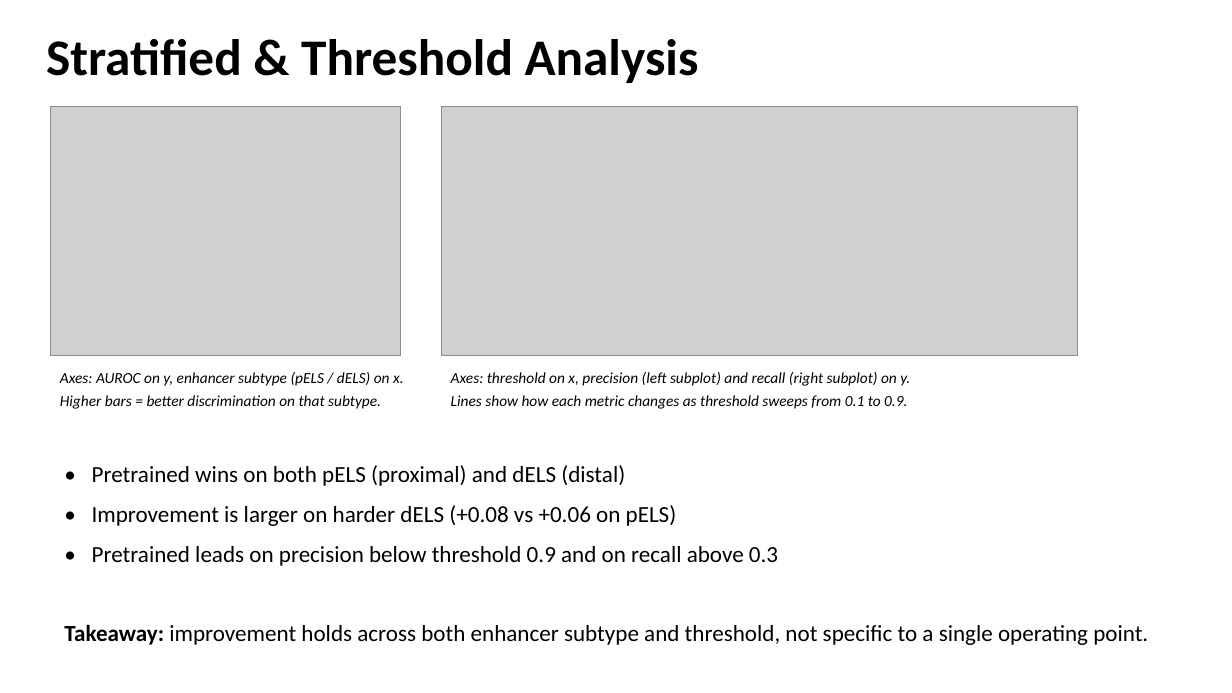
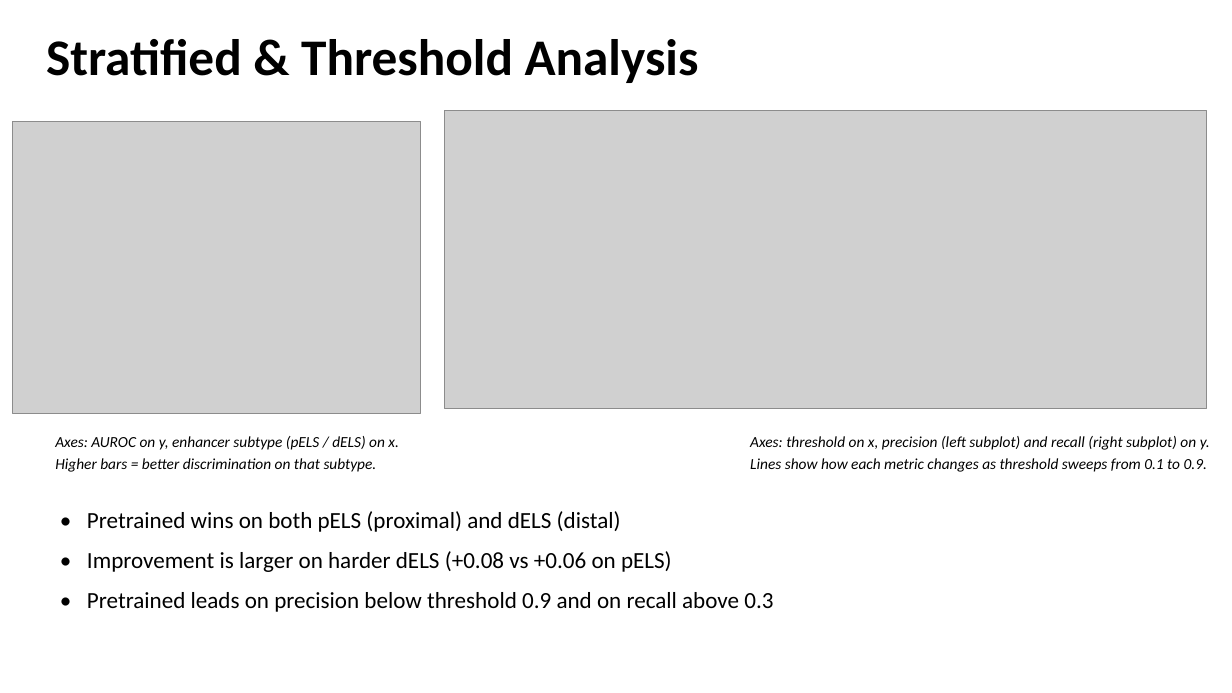
Before and after one commit to hahu1013/enhancer_prediction_k562, a slide deck: slide 9 of slides/K562_enhancer_prediction.pptx. Drawn at 1232x693 pixels with LibreOffice and Linux fonts; fonts in the diff are those of the drawing; grey boxes stand for pictures. Boxes give left, top, right and bottom in pixels: in the first picture for what was removed or moved away, otherwise in the second. Text is boxed around its words. In the diff, an @@ line names an element or a change of style, - is before the commit and + after.

```diff
--- a/slides/K562_enhancer_prediction.pptx
+++ b/slides/K562_enhancer_prediction.pptx
@@ picture: place and size @@
-picture at [442,106,1078,356]
+picture at [445,110,1208,409]
@@ picture: place and size @@
-picture at [51,106,400,356]
+picture at [12,121,421,413]
@@ text "Axes: AUROC on y, enhancer ...": place and size @@
-text "Axes: AUROC on y, enhancer ..." at [60,372,404,409]
+text "Axes: AUROC on y, enhancer ..." at [55,436,399,472]
@@ text "Axes: threshold on x, precision ...": place and size @@
-text "Axes: threshold on x, precision ..." at [451,372,910,409]
+text "Axes: threshold on x, precision ..." at [750,436,1210,472]
@@ text "• Pretrained wins on both ...": place and size @@
-text "• Pretrained wins on both ..." at [92,465,778,566]
+text "• Pretrained wins on both ..." at [87,511,773,612]
@@ text removed at [64,624,1148,645] @@
-Takeaway: improvement holds across both enhancer subtype and threshold, not specific to a single operating point.
```
Also in this commit, not shown: 6 other slides changed.
